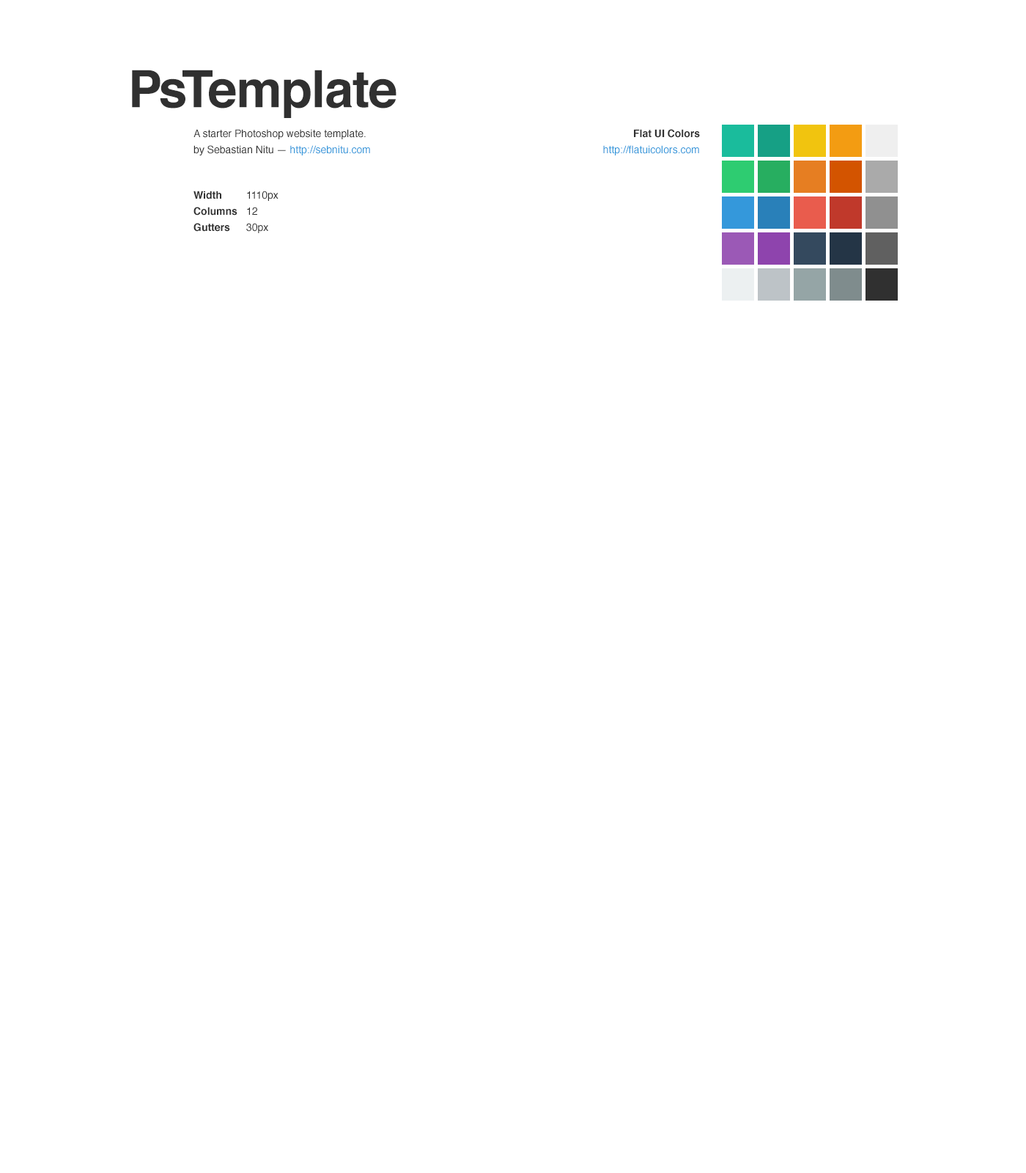
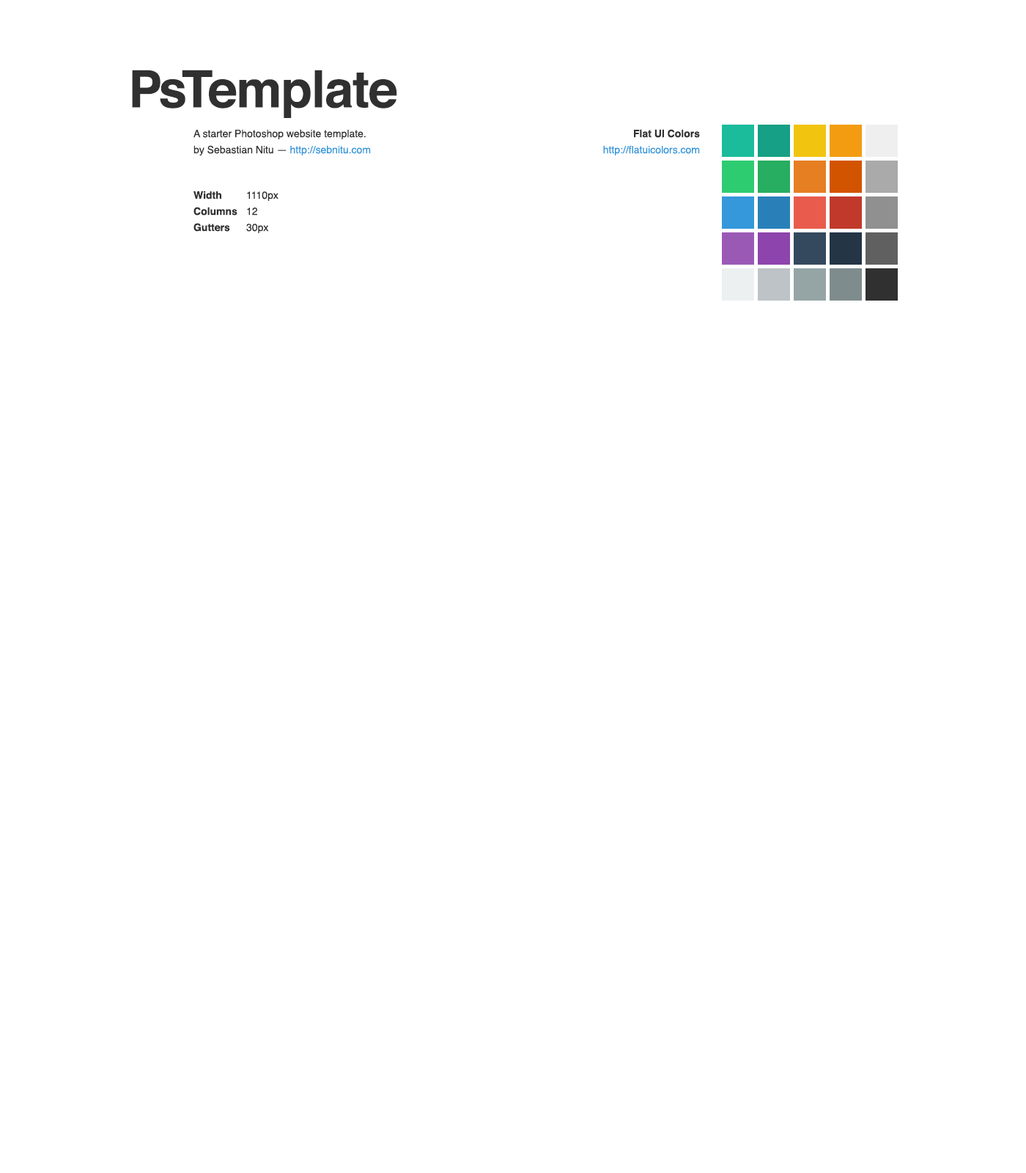
Layered file, before and after one edit (1026×1173). Changes by layer:
painted on "PsTemplate" (2nd of 2, in "PsTemplate" › "Details") over [131, 69, 398, 119]
painted on "A starter Photoshop website template. by Sebastian Nitu — http:" over [193, 128, 371, 234]
painted on "Flat UI Colors http://flatuicolors.com" over [603, 128, 700, 156]
